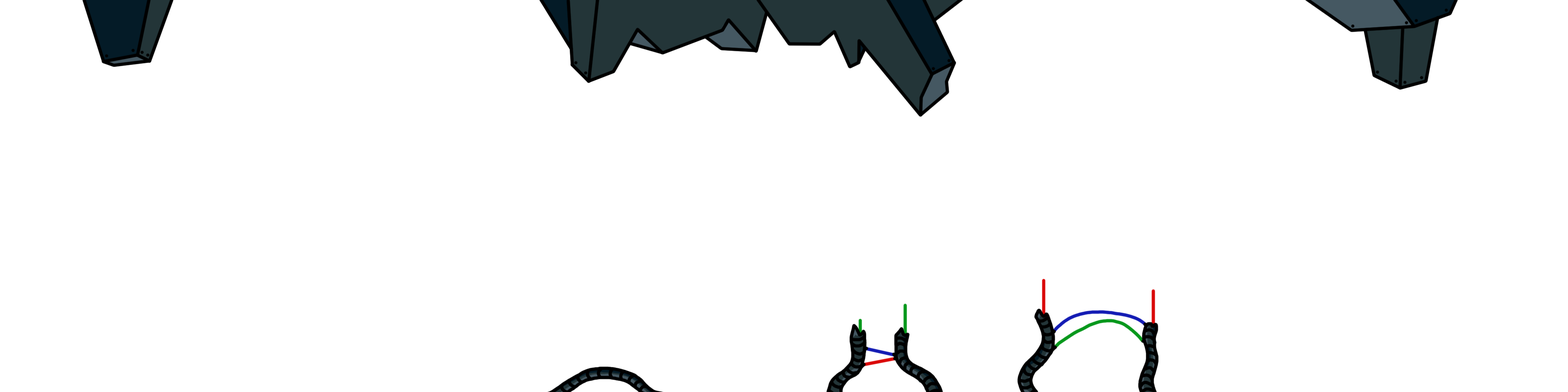
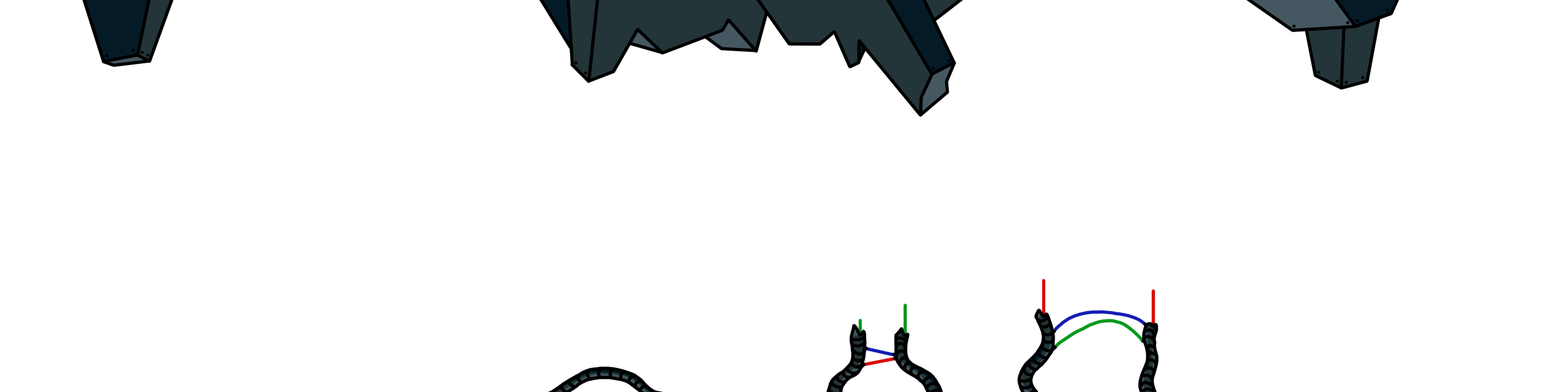
Before/after of a 1568x392 layered artwork. What changed in the layer stack:
painted on "Linework" over [1246, 0, 1459, 91]
painted on "Color" over [1250, 0, 1456, 89]
